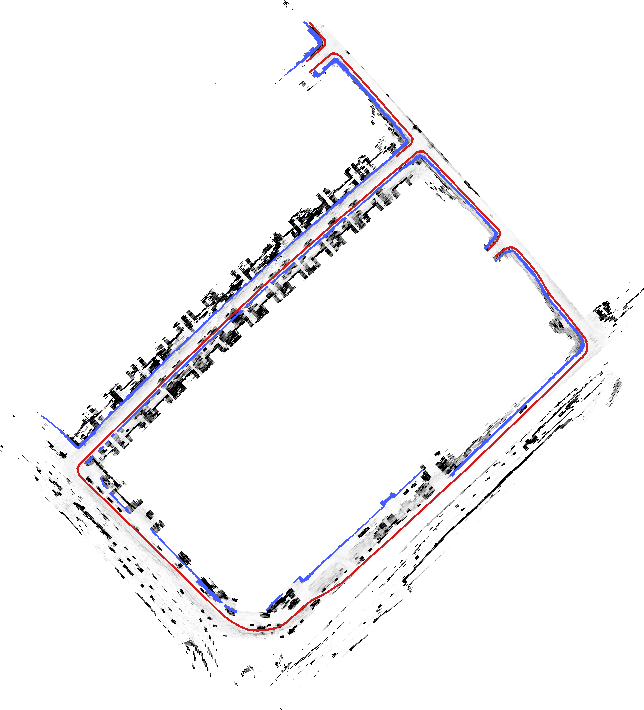
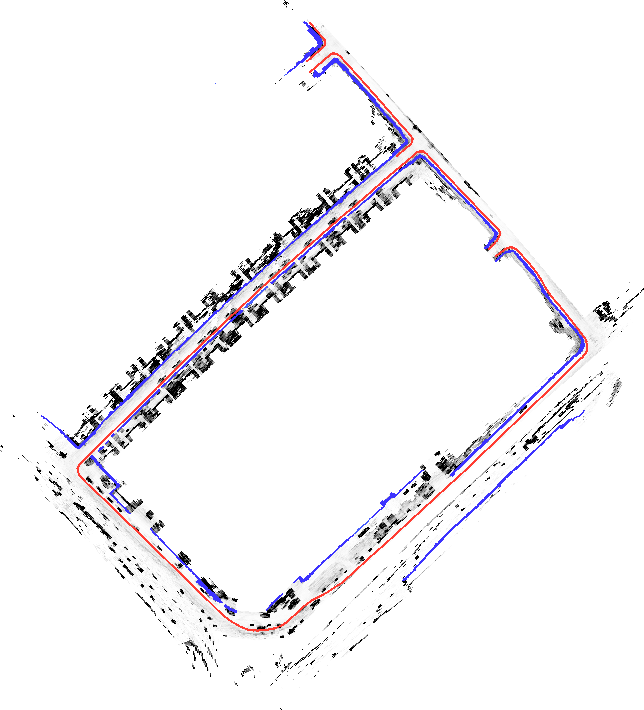
Layer changes from the first 644x710 image to the second:
painted on "01_mapImage0.5_GT.xcf" over [41, 21, 588, 632]
